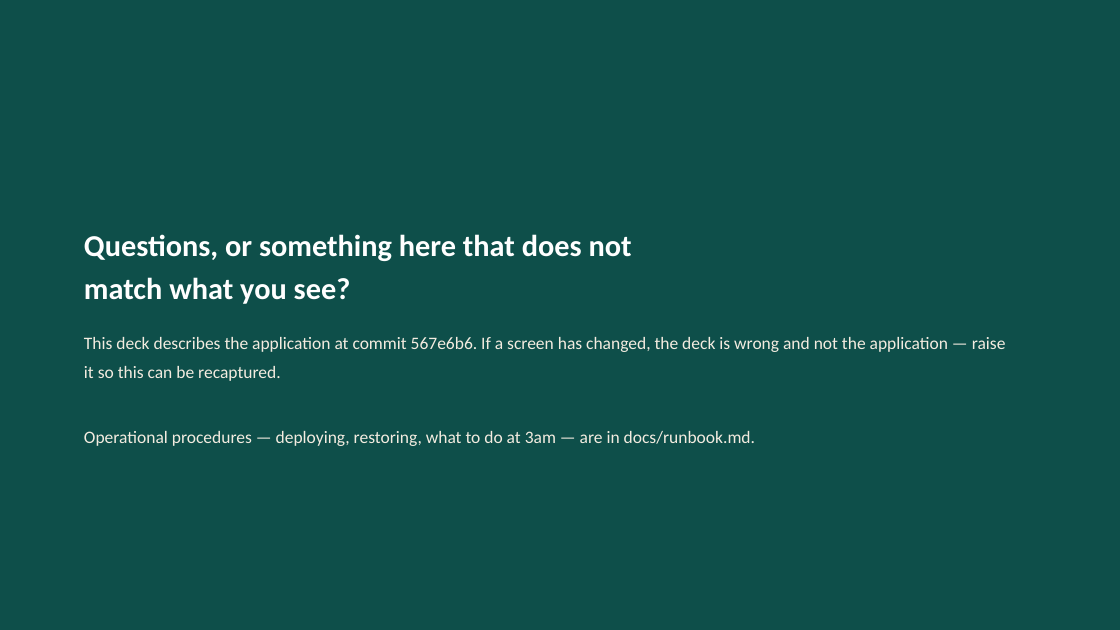
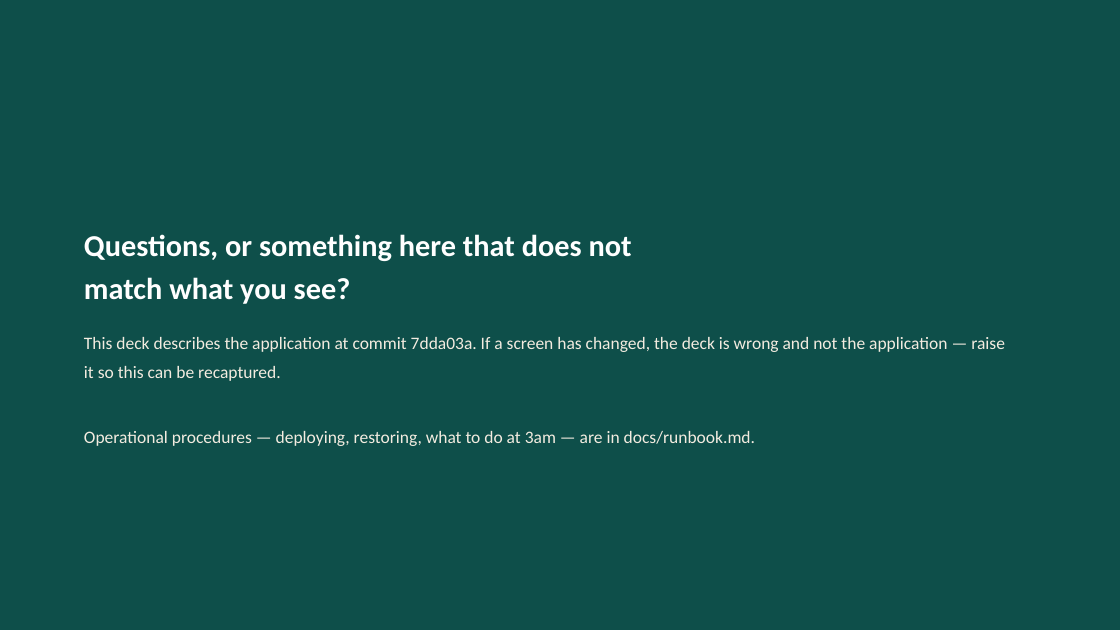
Before and after one commit to prajwal-patil-hub/Internal-Banking-Ticketing-System, a slide deck: slide 58 of docs/sop/SUCCESS-Bank-Ticketing-SOP.pptx. Drawn at 1120x630 pixels with LibreOffice and Linux fonts; fonts in the diff are those of the drawing. Boxes give left, top, right and bottom in pixels: in the first picture for what was removed or moved away, otherwise in the second. Text is boxed around its words. In the diff, an @@ line names an element or a change of style, - is before the commit and + after.

```diff
--- a/docs/sop/SUCCESS-Bank-Ticketing-SOP.pptx
+++ b/docs/sop/SUCCESS-Bank-Ticketing-SOP.pptx
@@ text at (84, 337, 1005, 381): text changed @@
-This deck describes the application at commit 567e6b6. If a screen has changed, the deck is wrong and not the application — raise it so this can be recaptured.
+This deck describes the application at commit 7dda03a. If a screen has changed, the deck is wrong and not the application — raise it so this can be recaptured.
```
Also in this commit, not shown: 2 other slides changed, 1 other file.
